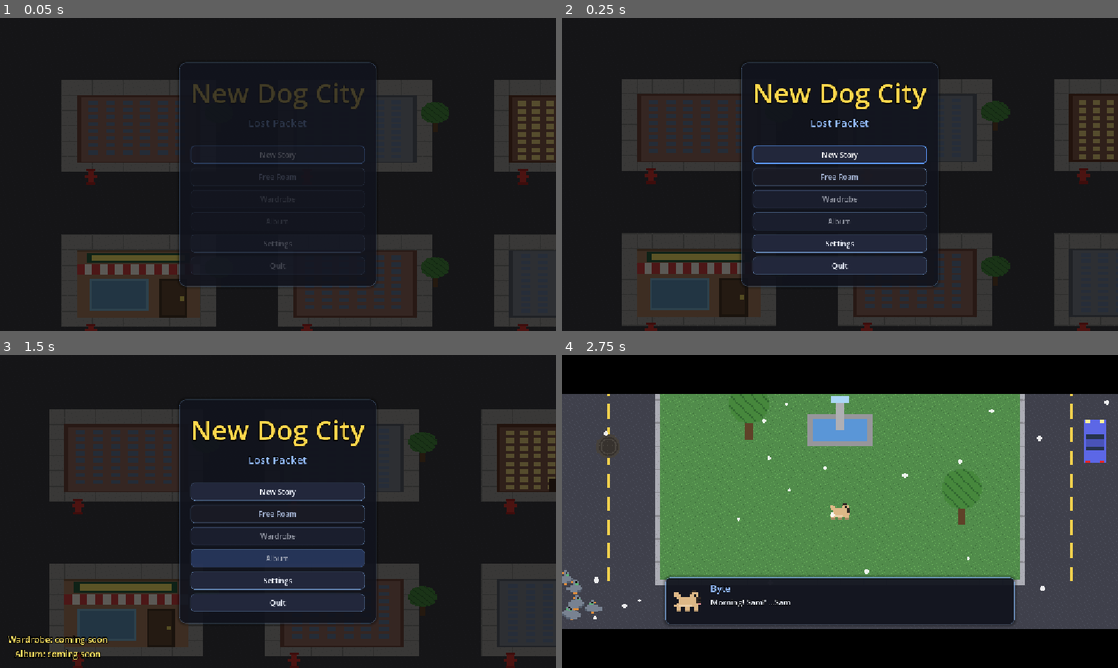
Above: before the commit, frames 1-4 (two rows, left to right).
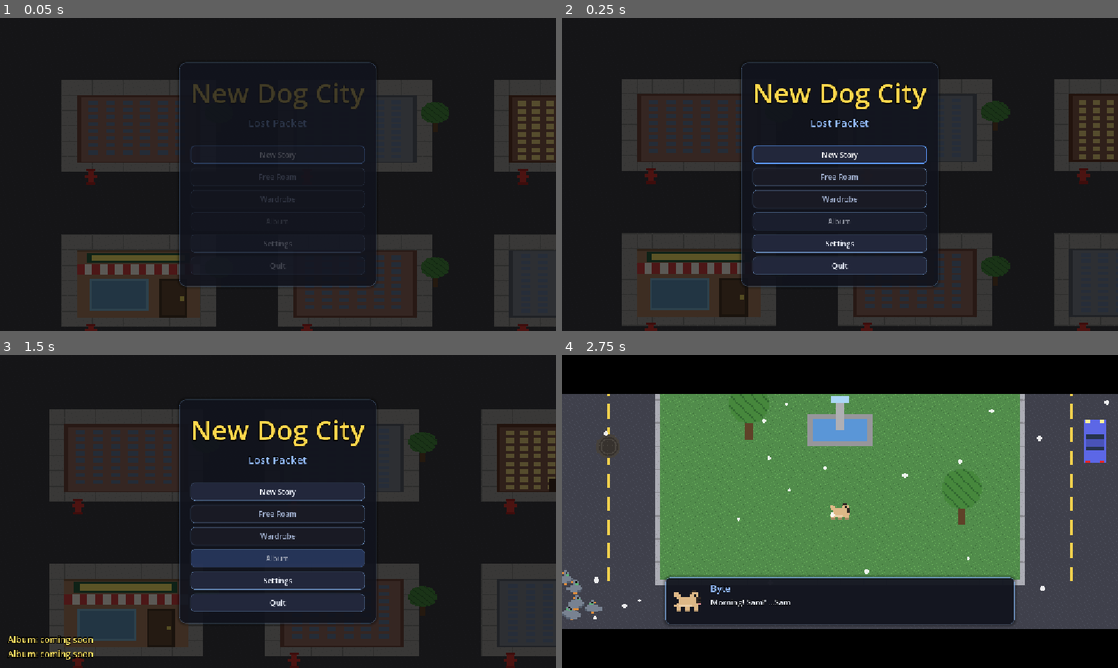
Above: after the commit, the same moments.

Repository: Damon1o/new-dog-city
Game: Godot game, scene res://scenes/Home.tscn
The game is run twice, just before and just after one commit, with the same random seed, the same clock (stepped at 60 frames per second) and the same inputs.
Inputs:
- Up to frame 1 (0.05 s): no input
- Up to frame 2 (0.25 s): no input
- Up to frame 3 (1.5 s): click "Wardrobe" (after the commit: "Album") at 0.5 s; click "Album" at 1.25 s
- Up to frame 4 (2.75 s): click "New Story" at 2 s

The runs differ from the first frame. In frame 2, less than 0.1% of the frame differs, in the area x 34-66%, y 54-61%; in frame 3, 0.6%, in the area x 1-66%, y 54-98%; in frame 4, nothing differs.

Commit message:
Home Wardrobe button loads the saved dog with the wardrobe open
Co-Authored-By: Claude Opus 5.5 <noreply@anthropic.com>

Diff:
--- a/scripts/game.gd
+++ b/scripts/game.gd
@@ -244,6 +244,9 @@
 	show_msg("Press Esc for controls")
 	if not Story.has("cs_intro"):  # ponytail: old saves see it once too; gate on a fresh dog if that annoys
 		dialog.play("cs_intro")
+	elif get_tree().root.get_meta("open", "") == "wardrobe":  # home screen's Wardrobe button
+		wardrobe.toggle()
+	get_tree().root.remove_meta("open")
 
 func _process(delta: float) -> void:
 	tod = fmod(tod + delta / DAY_LENGTH, 1.0)
--- a/scripts/ui/home.gd
+++ b/scripts/ui/home.gd
@@ -22,6 +22,7 @@
 var reduce_motion: CheckBox
 var large_text: CheckBox
 var free_roam: Button
+var wardrobe_btn: Button
 
 ## A save counts once it has a dog: restart() leaves a "ui"-only file (volumes), which is no save.
 static func has_save(path: String) -> bool:
@@ -66,7 +67,8 @@
 	button("New Story", new_story)
 	# spec open question 4: Free Roam opens once the story reaches ch1_clue.
 	free_roam = button("Free Roam", start_game)
-	for b in [button("Wardrobe", soon.bind("Wardrobe")), button("Album", soon.bind("Album"))]:  # M4-11, M5-5
+	wardrobe_btn = button("Wardrobe", open_in_game.bind("wardrobe"))
+	for b in [button("Album", soon.bind("Album"))]:  # M5-5
 		b.modulate.a = 0.55  # not built yet: dimmed, press shows a "coming soon" toast
 	button("Settings", open_settings)
 	button("Quit", get_tree().quit).visible = not OS.has_feature("web")
@@ -168,6 +170,8 @@
 	cfg.load(save_path)
 	free_roam.disabled = not "ch1_clue" in cfg.get_value("story", "flags", [])
 	free_roam.tooltip_text = "Unlocks once you find Sam's first clue" if free_roam.disabled else ""
+	wardrobe_btn.disabled = not continue_btn.visible  # dresses your saved dog
+	wardrobe_btn.tooltip_text = "Start a story first" if wardrobe_btn.disabled else ""
 	menu.visible = true
 	confirm_panel.visible = false
 	settings_panel.visible = false
@@ -178,6 +182,11 @@
 
 func start_game() -> void:
 	get_tree().change_scene_to_file(GAME_SCENE)
+
+## Load the saved dog with a screen open (game._ready reads the "open" meta).
+func open_in_game(screen: String) -> void:
+	get_tree().root.set_meta("open", screen)
+	start_game()
 
 ## Over an existing save, New Story asks first (in-UI, not a dialog).
 func new_story() -> void:
--- a/tests/smoke.gd
+++ b/tests/smoke.gd
@@ -19,6 +19,7 @@
 	root.add_child(home)
 	await frames(1)
 	assert(not home.continue_btn.visible, "no save: Continue hidden")
+	assert(home.wardrobe_btn.disabled, "no save: home Wardrobe disabled")
 	home.open_settings()
 	home.vols.Music.value = 0.5
 	home.save_settings()
@@ -30,6 +31,7 @@
 	home.show_menu()
 	assert(home.continue_btn.visible, "save: Continue shown")
 	assert(home.free_roam.disabled, "Free Roam locked before ch1_clue")
+	assert(not home.wardrobe_btn.disabled, "save: home Wardrobe opens")
 	dog.set_value("story", "flags", ["ch1_clue"])
 	dog.save(SAVE)
 	home.show_menu()
